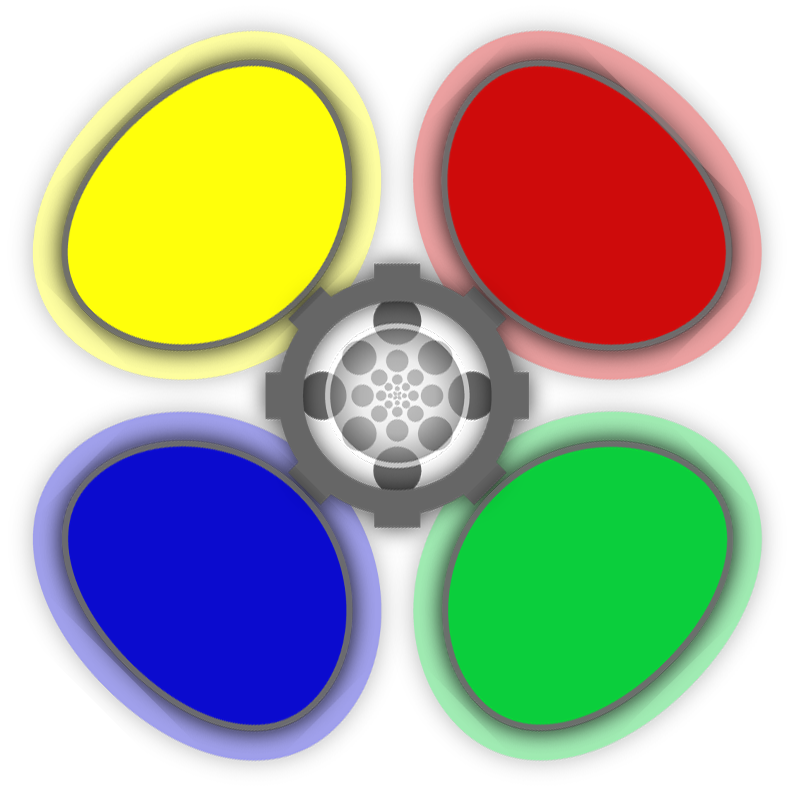
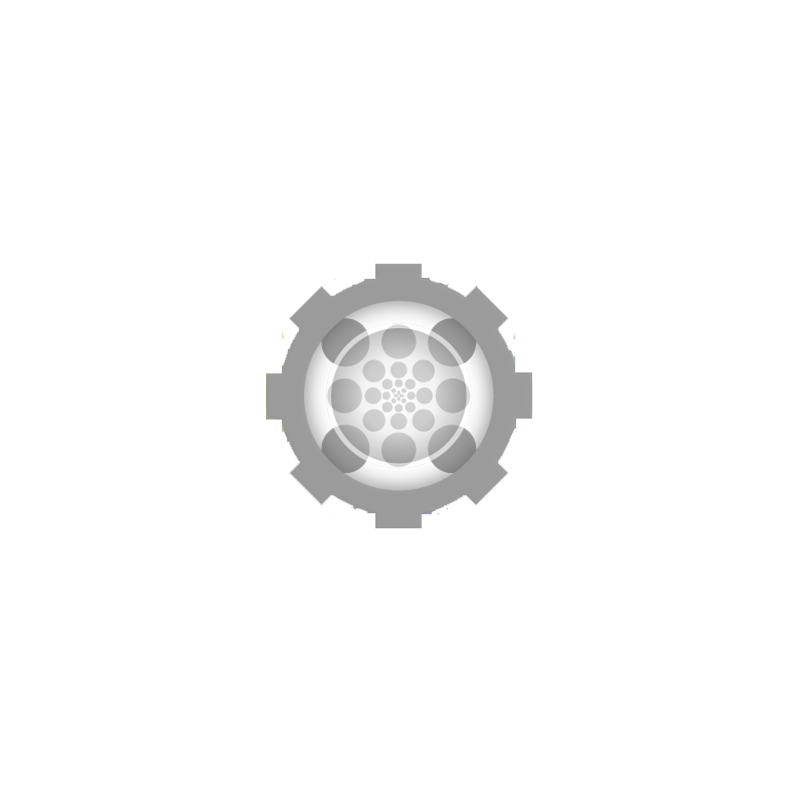
Layers edited between the first and the second (797, 788) image:
hid "Calque 4" over [31, 29, 383, 381]
hid "Calque 3" over [411, 30, 762, 382]
hid "Calque 2" over [411, 410, 764, 761]
added layer "center" (65%) above "Calque 1" over [266, 263, 533, 529]
hid "Calque 1" over [32, 409, 383, 761]
hid "Calque 0", opacity 100% → 69% over [12, 10, 782, 781]
